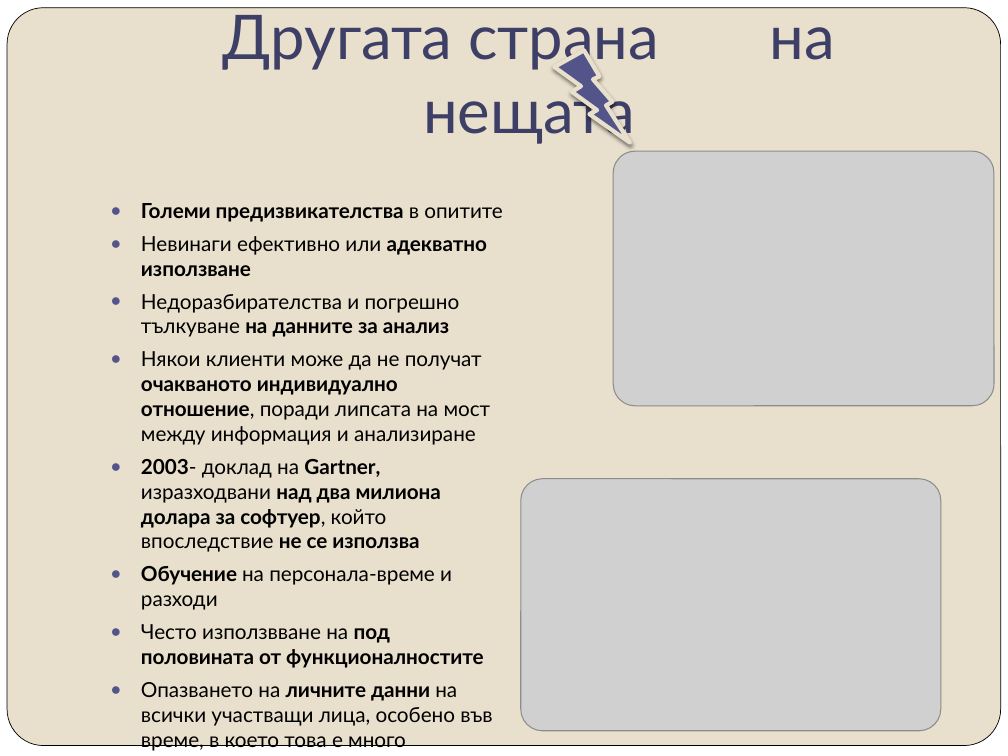
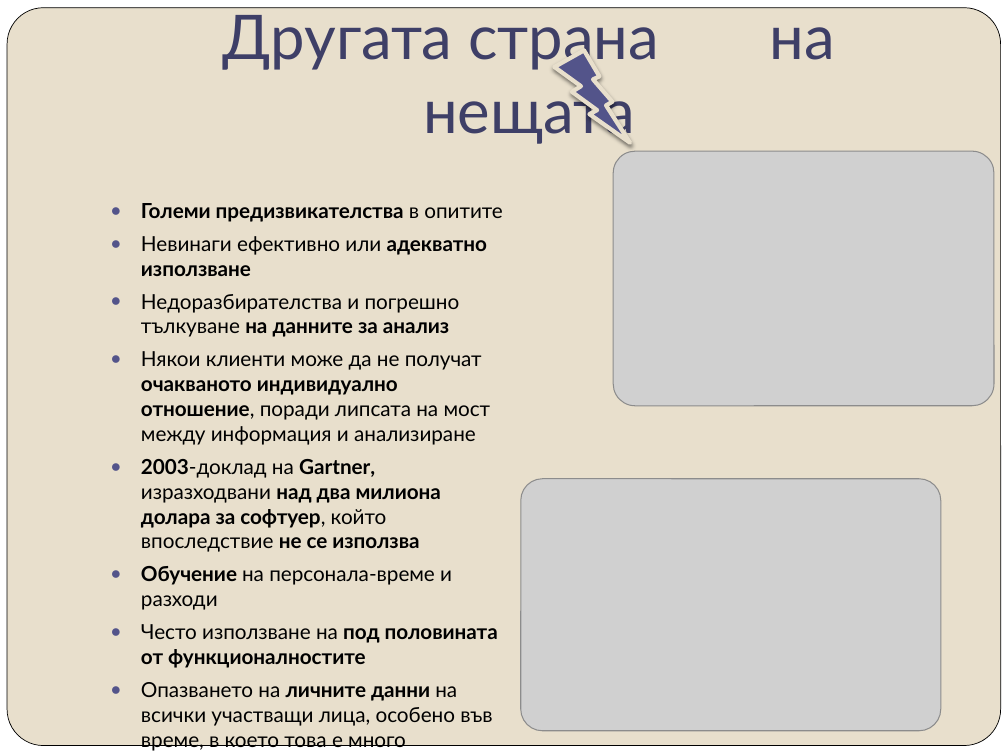
Before and after one commit to vladimarkova/E-business_CRM_systems_article, a slide deck: slide 12 of Курсов_проект_CRM_Systems_81271/CRM_системи_81271.pptx. Drawn at 1008x756 pixels with LibreOffice and Linux fonts; fonts in the diff are those of the drawing; grey boxes stand for pictures. Boxes give left, top, right and bottom in pixels: in the first picture for what was removed or moved away, otherwise in the second. Text is boxed around its words. In the diff, an @@ line names an element or a change of style, - is before the commit and + after.

```diff
--- a/Курсов_проект_CRM_Systems_81271/CRM_системи_81271.pptx
+++ b/Курсов_проект_CRM_Systems_81271/CRM_системи_81271.pptx
@@ text at (141, 459, 441, 552): spaces changed @@
-● 2003- доклад на Gartner, изразходвани над два милиона долара за софтуер, който впоследствие не се използва
+● 2003-доклад на Gartner, изразходвани над два милиона долара за софтуер, който впоследствие не се използва
@@ text at (141, 624, 498, 668): text changed @@
-● Често използвване на под половината от функционалностите
+● Често използване на под половината от функционалностите
```
Also in this commit, not shown: 6 other slides changed, 4 other files.
